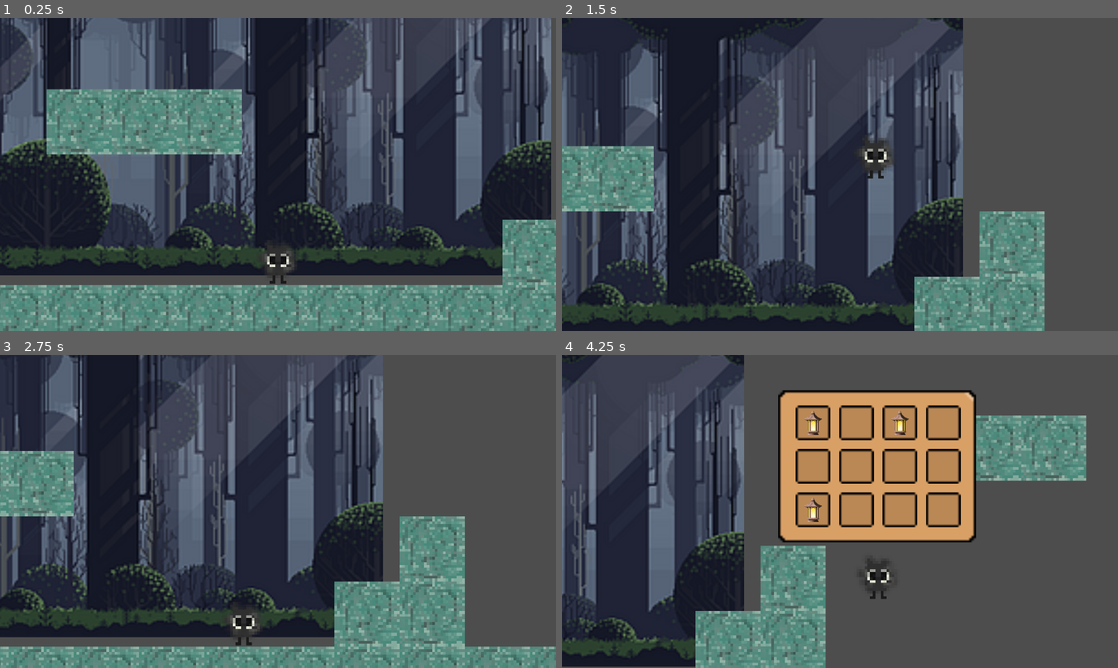
Above: before the commit, frames 1-4 (two rows, left to right).
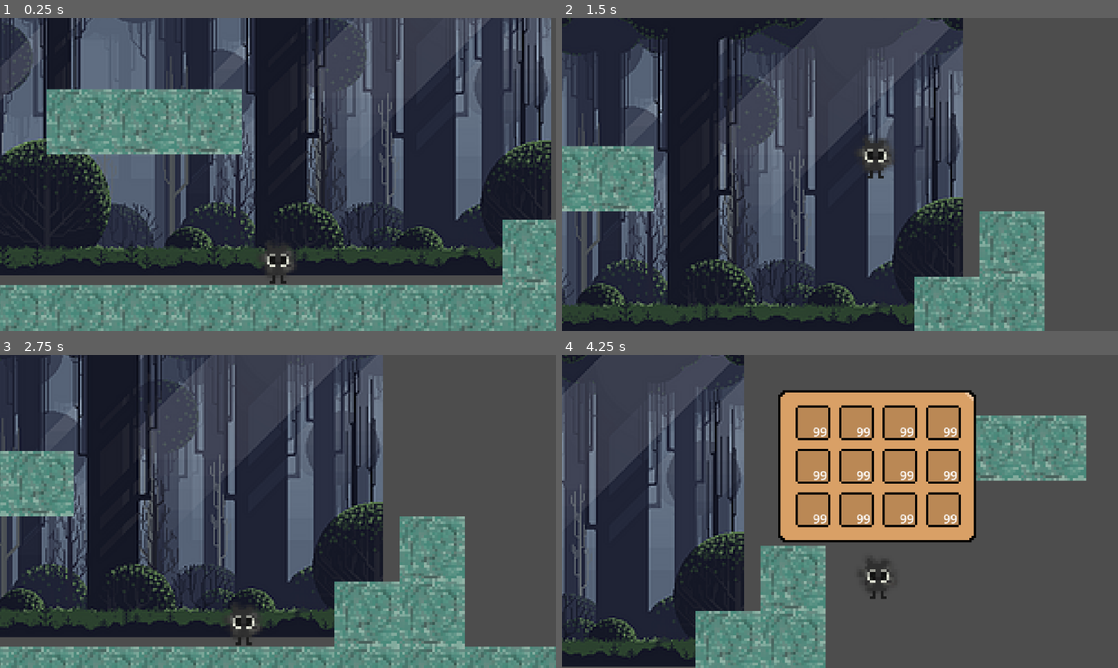
Above: after the commit, the same moments.

Repository: KerhylonKava/dust-and-dawn-game
Game: Godot game, scene res://levels/level.tscn
The game is run twice, just before and just after one commit, with the same random seed, the same clock (stepped at 60 frames per second) and the same inputs. The engine's default icon, where the game draws it, is replaced by a stand-in: a white triangle on a blue panel in a dark square.
Inputs (mouse positions are in pixels of both pictures, inside the frame that each line leads up to):
- Up to frame 1 (0.25 s): no input
- Up to frame 2 (1.5 s): move the mouse to (962, 158) at 0.52 s; hold Space (space, bound only after the commit) 0.53-1.28 s; hold Right (right) from 0.53 s (still down); click (962, 158) at 0.67 s; tap Up (up) at 0.77, 0.8, 1.07, 1.35 s; move the mouse to (728, 190) at 1.27 s
- Up to frame 3 (2.75 s): tap Up (up) at 1.52, 1.82, 2.3 s; tap Space (space, bound only after the commit) at 1.55 s; move the mouse to (333, 442) at 2.02 s; release Right (right) at 2.03 s; hold Left (left) from 2.03 s (still down); hold Space (space, bound only after the commit) from 2.03 s (still down)
- Up to frame 4 (4.25 s): move the mouse to (812, 574) at 2.77 s; release Left (left) at 2.78 s; release Space (space, bound only after the commit) at 2.78 s; hold Right (right) from 2.78 s (still down); tap Space (space, bound only after the commit) at 2.85 s; click (812, 574) at 2.92 s; tap Up (up) at 3.02, 3.32, 3.6, 3.77, 4.07 s; move the mouse to (1006, 558) at 3.52 s; tap I (inventory) at 4.15 s

The runs differ from the first frame. In frame 1, 1.2% of the frame differs, in the area x 0-100%, y 0-80%; in frame 2, 0.9%; in frame 3, 0.9%; in frame 4, 3.5%, in the area x 0-75%, y 0-97%.
Error after the commit: Attempt to call function 'collect' in base 'null instance' on a null instance. (res://test.gd:23)

Commit message:
Inventory *nearly* working - collect function broken

Diff:
--- /dev/null
+++ b/Inv_slot.gd
@@ -0,0 +1,6 @@
+extends Resource
+
+class_name InvSlot
+
+@export var item: InvItem
+@export var amount: int
--- a/inventory/inv_ui_slot.gd
+++ /dev/null
@@ -1,10 +0,0 @@
-extends Panel
-
-@onready var item_visual : Sprite2D = $CenterContainer/Panel/item_display
-
-func update(item: InvItem):
-	if !item:
-		item_visual.visible = false
-	else:
-		item_visual.visible = true
-		item_visual.texture = item.texture
--- a/inventory/inventory.gd
+++ /dev/null
@@ -1,5 +0,0 @@
-extends Resource
-
-class_name Inventory
-
-@export var items: Array[InvItem]
--- a/inventory/items/lantern.tres
+++ b/inventory/items/lantern.tres
@@ -1,7 +1,7 @@
 [gd_resource type="Resource" script_class="InvItem" load_steps=3 format=3 uid="uid://busdtnffib51m"]
 
-[ext_resource type="Script" path="res://inventory/inventory_item.gd" id="1_2hbpf"]
-[ext_resource type="Texture2D" uid="uid://nr4urlnudp8e" path="res://inventory/Lantern 1 - Beonze and Yellow_007.png" id="2_vy72x"]
+[ext_resource type="Script" path="res://inventory/scripts/inventory_item.gd" id="1_2hbpf"]
+[ext_resource type="Texture2D" uid="uid://nr4urlnudp8e" path="res://inventory/images/Lantern 1 - Beonze and Yellow_007.png" id="2_vy72x"]
 
 [resource]
 script = ExtResource("1_2hbpf")
--- a/inventory/player_inv.tres
+++ /dev/null
@@ -1,9 +0,0 @@
-[gd_resource type="Resource" script_class="Inventory" load_steps=4 format=3 uid="uid://dhbtpbevbnnm"]
-
-[ext_resource type="Script" path="res://inventory/inventory_item.gd" id="1_5k5or"]
-[ext_resource type="Resource" uid="uid://busdtnffib51m" path="res://inventory/items/lantern.tres" id="2_sxrf3"]
-[ext_resource type="Script" path="res://inventory/inventory.gd" id="3_aplpr"]
-
-[resource]
-script = ExtResource("3_aplpr")
-items = Array[ExtResource("1_5k5or")]([ExtResource("2_sxrf3"), null, ExtResource("2_sxrf3"), null, null, null, null, null, ExtResource("2_sxrf3"), null, null, null])
--- a/inventory/inv_ui.tscn
+++ b/inventory/scenes/inv_ui.tscn
@@ -1,8 +1,8 @@
 [gd_scene load_steps=4 format=3 uid="uid://c03hfwova610v"]
 
-[ext_resource type="Script" path="res://inventory/inv_ui.gd" id="1_qt7m7"]
-[ext_resource type="Texture2D" uid="uid://bjlil2kbetjap" path="res://inventory/inventory-background.png" id="2_e382d"]
-[ext_resource type="PackedScene" uid="uid://g0380ahplhx5" path="res://inventory/inv_ui_slot.tscn" id="3_uvpqf"]
+[ext_resource type="Script" path="res://inventory/scripts/inv_ui.gd" id="1_qt7m7"]
+[ext_resource type="Texture2D" uid="uid://bjlil2kbetjap" path="res://inventory/images/inventory-background.png" id="2_e382d"]
+[ext_resource type="PackedScene" uid="uid://g0380ahplhx5" path="res://inventory/scenes/inv_ui_slot.tscn" id="3_uvpqf"]
 
 [node name="Inv_UI" type="Control"]
 custom_minimum_size = Vector2(91, 70)
@@ -14,6 +14,7 @@
 script = ExtResource("1_qt7m7")
 
 [node name="NinePatchRect" type="NinePatchRect" parent="."]
+texture_filter = 1
 layout_mode = 0
 offset_right = 91.0
 offset_bottom = 70.0
--- a/inventory/inv_ui_slot.tscn
+++ b/inventory/scenes/inv_ui_slot.tscn
@@ -1,7 +1,7 @@
 [gd_scene load_steps=4 format=3 uid="uid://g0380ahplhx5"]
 
-[ext_resource type="Script" path="res://inventory/inv_ui_slot.gd" id="1_dpso1"]
-[ext_resource type="Texture2D" uid="uid://b4koic1xeodbr" path="res://inventory/inventory-slot.png" id="1_wv36o"]
+[ext_resource type="Script" path="res://inventory/scripts/inv_ui_slot.gd" id="1_r5umc"]
+[ext_resource type="Texture2D" uid="uid://b4koic1xeodbr" path="res://inventory/images/inventory-slot.png" id="2_pk0np"]
 
 [sub_resource type="GDScript" id="GDScript_ucjrs"]
 script/source = "extends Sprite2D
@@ -22,10 +22,11 @@
 custom_minimum_size = Vector2(16, 16)
 offset_right = 16.0
 offset_bottom = 16.0
-script = ExtResource("1_dpso1")
+script = ExtResource("1_r5umc")
 
 [node name="Sprite2D" type="Sprite2D" parent="."]
-texture = ExtResource("1_wv36o")
+texture_filter = 1
+texture = ExtResource("2_pk0np")
 centered = false
 
 [node name="CenterContainer" type="CenterContainer" parent="."]
@@ -35,8 +36,20 @@
 offset_bottom = 16.0
 
 [node name="Panel" type="Panel" parent="CenterContainer"]
+texture_filter = 1
 layout_mode = 2
 
 [node name="item_display" type="Sprite2D" parent="CenterContainer/Panel"]
+texture_filter = 1
 scale = Vector2(0.2, 0.2)
 script = SubResource("GDScript_ucjrs")
+
+[node name="Label" type="Label" parent="CenterContainer/Panel"]
+texture_filter = 1
+custom_minimum_size = Vector2(19, 23)
+layout_mode = 0
+offset_right = 19.0
+offset_bottom = 23.0
+scale = Vector2(0.35, 0.35)
+text = "99"
+horizontal_alignment = 2
--- a/inventory/inv_ui.gd
+++ b/inventory/scripts/inv_ui.gd
@@ -1,17 +1,18 @@
 extends Control
 
-@onready var inventory : Inventory = preload("res://inventory/player_inv.tres")
+@onready var inventory : Inventory = preload("res://inventory/scripts/player_inv.tres")
 @onready var slots: Array = $NinePatchRect/GridContainer.get_children()
 
 var is_open = false
 
 func _ready():
+	inventory.update.connect(update_slots)
 	update_slots()
 	close()
 
 func update_slots():
-	for i in range (min(inventory.items.size(), slots.size())):
-		slots[i].update(inventory.items[i])
+	for i in range (min(inventory.slots.size(), slots.size())):
+		slots[i].update(inventory.slots[i])
 
 func _process(delta):
 	if Input.is_action_just_pressed("inventory"):
--- /dev/null
+++ b/inventory/scripts/inv_ui_slot.gd
@@ -0,0 +1,15 @@
+extends Panel
+
+@onready var item_visual : Sprite2D = $CenterContainer/Panel/item_display
+@onready var amount_text : Label = $CenterContainer/Panel/Label
+
+
+func update(slot: InvSlot):
+	if !slot.item:
+		item_visual.visible = false
+		amount_text.visible = false
+	else:
+		item_visual.visible = true
+		item_visual.texture = slot.item.texture
+		amount_text.visible = true
+		amount_text.text = str(slot.amount)
--- /dev/null
+++ b/inventory/scripts/inventory.gd
@@ -0,0 +1,18 @@
+extends Resource
+
+class_name Inventory
+
+signal update
+
+@export var slots: Array[InvSlot]
+
+func insert(item: InvItem):
+	var itemslots = slots.filter(func(slot): return slot.item == item)
+	if !itemslots.is_empty():
+		itemslots[0].amount += 1
+	else:
+		var emptyslots = slots.filter(func(slot): return slot.item == null)
+		if !emptyslots.is_empty():
+			emptyslots[0].item = item
+			emptyslots[0].amount = 1
+	update.emit()
--- /dev/null
+++ b/inventory/scripts/player_inv.tres
@@ -0,0 +1,56 @@
+[gd_resource type="Resource" load_steps=15 format=3 uid="uid://dhbtpbevbnnm"]
+
+[ext_resource type="Script" path="res://inventory/scripts/inventory.gd" id="1_jbptn"]
+[ext_resource type="Script" path="res://inventory/scripts/inventory_item.gd" id="2_1sv80"]
+
+[sub_resource type="Resource" id="Resource_x1b3c"]
+script = ExtResource("2_1sv80")
+name = ""
+
+[sub_resource type="Resource" id="Resource_p1r41"]
+script = ExtResource("2_1sv80")
+name = ""
+
+[sub_resource type="Resource" id="Resource_12uuh"]
+script = ExtResource("2_1sv80")
+name = ""
+
+[sub_resource type="Resource" id="Resource_h1fxt"]
+script = ExtResource("2_1sv80")
+name = ""
+
+[sub_resource type="Resource" id="Resource_xroh3"]
+script = ExtResource("2_1sv80")
+name = ""
+
+[sub_resource type="Resource" id="Resource_c3fpv"]
+script = ExtResource("2_1sv80")
+name = ""
+
+[sub_resource type="Resource" id="Resource_d6uwg"]
+script = ExtResource("2_1sv80")
+name = ""
+
+[sub_resource type="Resource" id="Resource_jsiry"]
+script = ExtResource("2_1sv80")
+name = ""
+
+[sub_resource type="Resource" id="Resource_wgmw6"]
+script = ExtResource("2_1sv80")
+name = ""
+
+[sub_resource type="Resource" id="Resource_ic2ck"]
+script = ExtResource("2_1sv80")
+name = ""
+
+[sub_resource type="Resource" id="Resource_pn4jd"]
+script = ExtResource("2_1sv80")
+name = ""
+
+[sub_resource type="Resource" id="Resource_sita5"]
+script = ExtResource("2_1sv80")
+name = ""
+
+[resource]
+script = ExtResource("1_jbptn")
+slots = Array[ExtResource("2_1sv80")]([SubResource("Resource_x1b3c"), SubResource("Resource_p1r41"), SubResource("Resource_12uuh"), SubResource("Resource_h1fxt"), SubResource("Resource_xroh3"), SubResource("Resource_c3fpv"), SubResource("Resource_d6uwg"), SubResource("Resource_jsiry"), SubResource("Resource_wgmw6"), SubResource("Resource_ic2ck"), SubResource("Resource_pn4jd"), SubResource("Resource_sita5")])
--- a/levels/level.tscn
+++ b/levels/level.tscn
@@ -1,17 +1,9 @@
-[gd_scene load_steps=9 format=3 uid="uid://oh2yqogjhan5"]
+[gd_scene load_steps=7 format=3 uid="uid://oh2yqogjhan5"]
 
-[ext_resource type="Texture2D" uid="uid://b6e3jmlhxga7q" path="res://placeholderBackground.png" id="1_4mmie"]
+[ext_resource type="Texture2D" uid="uid://b6e3jmlhxga7q" path="res://tiles_and_backgrounds/placeholderBackground.png" id="1_4mmie"]
 [ext_resource type="PackedScene" uid="uid://ds50p7iginw18" path="res://levels/soot_sprite/soot_sprite.tscn" id="2_kjw3a"]
-[ext_resource type="Texture2D" uid="uid://bnk46ffxjneqh" path="res://full-grass-tile.png" id="3_pry1n"]
-
-[sub_resource type="RectangleShape2D" id="RectangleShape2D_hqt37"]
-size = Vector2(70, 767.5)
-
-[sub_resource type="RectangleShape2D" id="RectangleShape2D_ajbe8"]
-size = Vector2(1425, 101)
-
-[sub_resource type="RectangleShape2D" id="RectangleShape2D_y8fjf"]
-size = Vector2(449.25, 147.5)
+[ext_resource type="Texture2D" uid="uid://bnk46ffxjneqh" path="res://tiles_and_backgrounds/full-grass-tile.png" id="3_pry1n"]
+[ext_resource type="PackedScene" uid="uid://1icb3f06wb16" path="res://test.tscn" id="4_fpctw"]
 
 [sub_resource type="TileSetAtlasSource" id="TileSetAtlasSource_x4kvx"]
 texture = ExtResource("3_pry1n")
@@ -25,46 +17,13 @@
 sources/1 = SubResource("TileSetAtlasSource_x4kvx")
 
 [node name="level" type="Node2D"]
-
-[node name="Borders" type="Node2D" parent="."]
-
-[node name="StaticBody2D" type="StaticBody2D" parent="Borders"]
-
-[node name="RightWall" type="CollisionShape2D" parent="Borders/StaticBody2D"]
-position = Vector2(1307, 360)
-shape = SubResource("RectangleShape2D_hqt37")
-disabled = true
-
-[node name="LeftWall" type="CollisionShape2D" parent="Borders/StaticBody2D"]
-position = Vector2(-24, 358)
-shape = SubResource("RectangleShape2D_hqt37")
-disabled = true
-
-[node name="TopWall" type="CollisionShape2D" parent="Borders/StaticBody2D"]
-position = Vector2(624, -40)
-shape = SubResource("RectangleShape2D_ajbe8")
-disabled = true
-
-[node name="Floor" type="CollisionShape2D" parent="Borders/StaticBody2D"]
-position = Vector2(674, 750)
-shape = SubResource("RectangleShape2D_ajbe8")
-disabled = true
+texture_filter = 1
 
 [node name="Background" type="Sprite2D" parent="."]
+texture_filter = 1
 position = Vector2(650, 203)
 scale = Vector2(4.2035, 4.2035)
 texture = ExtResource("1_4mmie")
-
-[node name="Platforms" type="Node2D" parent="."]
-
-[node name="StaticBody2D" type="StaticBody2D" parent="Platforms"]
-
-[node name="CollisionShape2D" type="CollisionShape2D" parent="Platforms/StaticBody2D"]
-position = Vector2(382.375, 405.75)
-shape = SubResource("RectangleShape2D_y8fjf")
-disabled = true
-one_way_collision = true
-one_way_collision_margin = 1.5
 
 [node name="Ground" type="Node" parent="."]
 
@@ -76,4 +35,7 @@
 layer_0/tile_data = PackedInt32Array(196617, 1, 0, 589828, 1, 0, 589829, 1, 0, 589830, 1, 0, 589831, 1, 0, 589832, 1, 0 …(3061 unchanged characters)…
 
 [node name="SootSprite" parent="." instance=ExtResource("2_kjw3a")]
+texture_filter = 1
 position = Vector2(683, 647)
+
+[node name="Test" parent="." instance=ExtResource("4_fpctw")]
--- a/levels/soot_sprite/soot_sprite.gd
+++ b/levels/soot_sprite/soot_sprite.gd
@@ -55,3 +55,7 @@
 	velocity.y += 30
 
 	move_and_slide()
+
+
+func collect(item):
+	inventory.insert(item)
--- a/levels/soot_sprite/soot_sprite.tscn
+++ b/levels/soot_sprite/soot_sprite.tscn
@@ -2,8 +2,8 @@
 
 [ext_resource type="Script" path="res://levels/soot_sprite/soot_sprite.gd" id="1_iwu63"]
 [ext_resource type="Texture2D" uid="uid://c7ll4ncgy6x5s" path="res://levels/soot_sprite/sootSpriteIdle.png" id="2_8gd2o"]
-[ext_resource type="Resource" uid="uid://dhbtpbevbnnm" path="res://inventory/player_inv.tres" id="2_n2gm2"]
-[ext_resource type="PackedScene" uid="uid://c03hfwova610v" path="res://inventory/inv_ui.tscn" id="4_ce5f2"]
+[ext_resource type="Resource" uid="uid://dhbtpbevbnnm" path="res://inventory/scripts/player_inv.tres" id="2_n2gm2"]
+[ext_resource type="PackedScene" uid="uid://c03hfwova610v" path="res://inventory/scenes/inv_ui.tscn" id="4_ce5f2"]
 [ext_resource type="Script" path="res://levels/soot_sprite/camera_2d.gd" id="4_my1oj"]
 
 [sub_resource type="CapsuleShape2D" id="CapsuleShape2D_lmvvs"]
@@ -15,6 +15,7 @@
 inventory = ExtResource("2_n2gm2")
 
 [node name="SootSpriteImage" type="Sprite2D" parent="."]
+texture_filter = 1
 scale = Vector2(0.125, 0.125)
 texture = ExtResource("2_8gd2o")
 
--- a/project.godot
+++ b/project.godot
@@ -52,6 +52,11 @@
 "events": [Object(InputEventKey,"resource_local_to_scene":false,"resource_name":"","device":-1,"window_id":0,"alt_press …(192 unchanged characters)…
 ]
 }
+space={
+"deadzone": 0.5,
+"events": [Object(InputEventKey,"resource_local_to_scene":false,"resource_name":"","device":-1,"window_id":0,"alt_pressed":false,"shift_pressed":false,"ctrl_pressed":false,"meta_pressed":false,"pressed":false,"keycode":0,"physical_keycode":32,"key_label":0,"unicode":32,"location":0,"echo":false,"script":null)
+]
+}
 
 [rendering]
 
--- /dev/null
+++ b/test.gd
@@ -0,0 +1,23 @@
+extends Node2D
+
+@export var item: InvItem
+
+var SootSprite = null
+
+# Called when the node enters the scene tree for the first time.
+func _ready() -> void:
+	SootSprite = $SootSprite
+
+
+# Called every frame. 'delta' is the elapsed time since the previous frame.
+func _process(delta: float) -> void:
+	pass
+
+	if Input.is_action_pressed("space"):
+		drop_lantern()
+
+##on area 2d get overlaping areas/bodys then check nodepaths
+#$CollisionShape2D.input_event.connect(handle_input)
+
+func drop_lantern():
+	SootSprite.collect(item)
--- /dev/null
+++ b/test.tscn
@@ -0,0 +1,22 @@
+[gd_scene load_steps=5 format=3 uid="uid://1icb3f06wb16"]
+
+[ext_resource type="Script" path="res://test.gd" id="1_5es4l"]
+[ext_resource type="Resource" uid="uid://busdtnffib51m" path="res://inventory/items/lantern.tres" id="2_uj71x"]
+[ext_resource type="Texture2D" uid="uid://cjbcoiancmkc7" path="res://icon.svg" id="3_8lq6i"]
+
+[sub_resource type="CapsuleShape2D" id="CapsuleShape2D_usp4r"]
+radius = 90.0
+height = 192.0
+
+[node name="Test" type="Node2D"]
+script = ExtResource("1_5es4l")
+item = ExtResource("2_uj71x")
+
+[node name="Sprite2D" type="Sprite2D" parent="."]
+texture_filter = 1
+texture = ExtResource("3_8lq6i")
+
+[node name="Area2D" type="Area2D" parent="."]
+
+[node name="CollisionShape2D" type="CollisionShape2D" parent="Area2D"]
+shape = SubResource("CapsuleShape2D_usp4r")
Renamed: inventory/Lantern 1 - Beonze and Yellow_007.png -> inventory/images/Lantern 1 - Beonze and Yellow_007.png
Not shown, changed: inventory/images/Lantern 1 - Beonze and Yellow_007.png.import
Renamed: inventory/inventory-background.png -> inventory/images/inventory-background.png
Not shown, changed: inventory/images/inventory-background.png.import
Renamed: inventory/inventory-slot.png -> inventory/images/inventory-slot.png
Not shown, changed: inventory/images/inventory-slot.png.import
Renamed: inventory/inventory_item.gd -> inventory/scripts/inventory_item.gd
Renamed: full-grass-tile.png -> tiles_and_backgrounds/full-grass-tile.png
Not shown, changed: tiles_and_backgrounds/full-grass-tile.png.import
Renamed: placeholderBackground.png -> tiles_and_backgrounds/placeholderBackground.png
Not shown, changed: tiles_and_backgrounds/placeholderBackground.png.import
